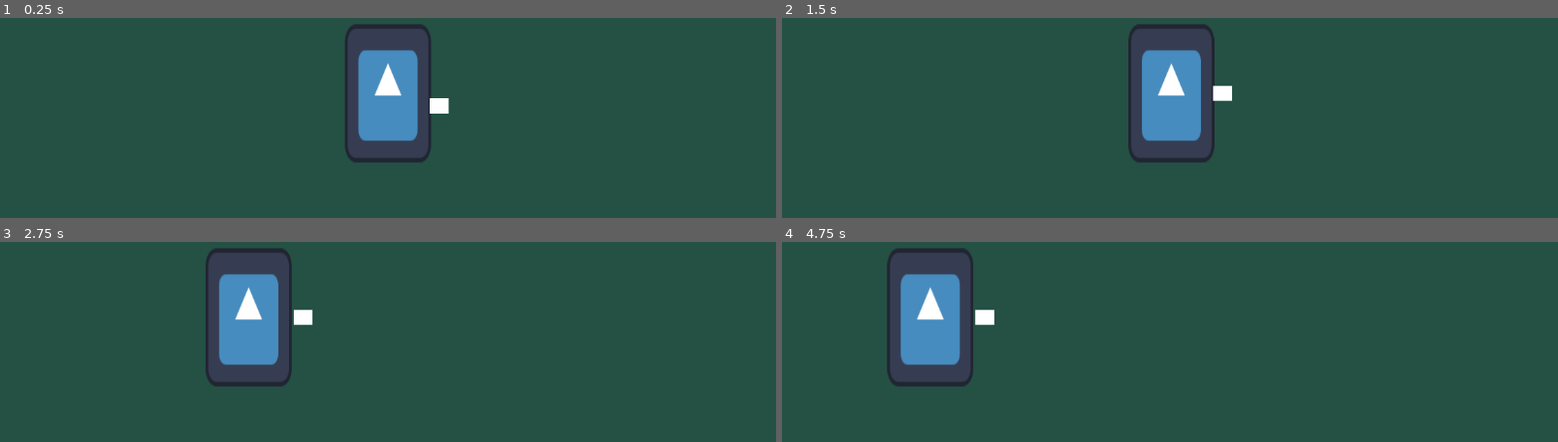
Above: before the commit, frames 1-4 (two rows, left to right).
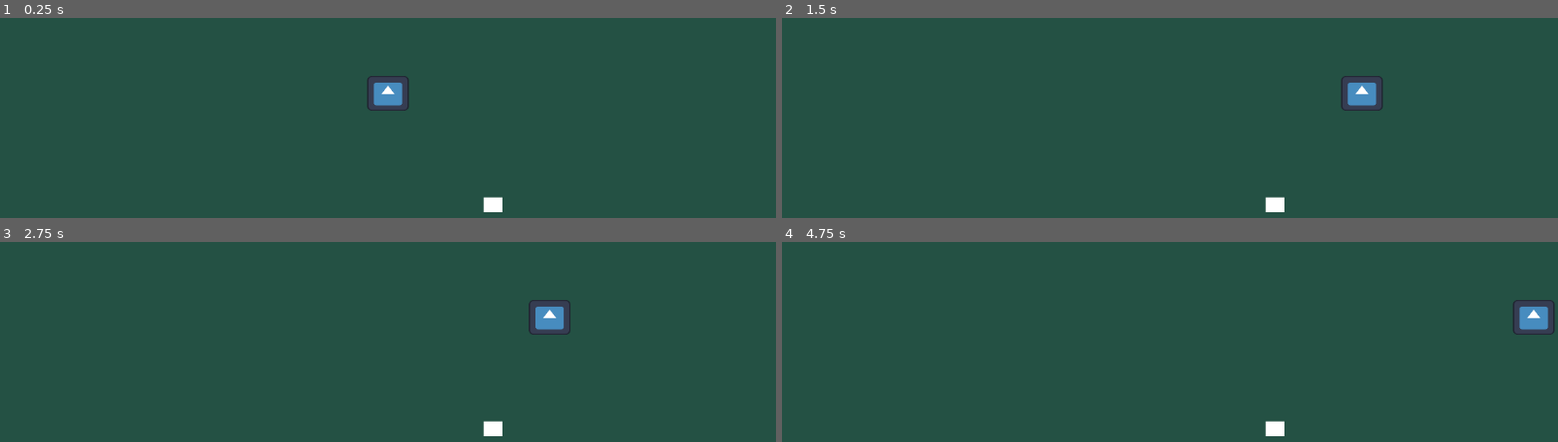
Above: after the commit, the same moments.

Repository: PierceFrancis/Godot-Final-Project
Game: Godot game, scene res://Scenes/ai_test.tscn
Two runs of this game, one before a commit and one after it. Both use one fixed random seed, a clock stepped at 60 frames per second and the inputs below. This scene is started directly instead of the project's main scene. The engine's default icon, where the game draws it, is replaced by a stand-in: a white triangle on a blue panel in a dark square.
Inputs:
- Up to frame 1 (0.25 s): no input
- Up to frame 2 (1.5 s): tap Enter (ui_accept) at 0.5, 0.77 s; hold Right (ui_right) from 0.53 s (still down)
- Up to frame 3 (2.75 s): tap Enter (ui_accept) at 1.52 s; release Right (ui_right) at 2.03 s; hold Left (ui_left) from 2.03 s (still down)
- Up to frame 4 (4.75 s): release Left (ui_left) at 2.78 s; hold Right (ui_right) 2.78-4.28 s; tap Enter (ui_accept) at 3.02, 3.77, 4.52 s; hold Left (ui_left) from 4.28 s (still down)

The runs differ from the first frame. In frame 1, 4.6% of the frame differs, in the area x 44-65%, y 3-98%; in frame 2, 5.3%; in frame 3, 5.4%; in frame 4, 5.5%, in the area x 13-100%, y 3-98%.

Commit message:
Enemy added
when player enters area 3d node enemty enters a hostile state and calls func charge. charges toward player

Diff:
--- a/Scenes/Scripts/enemy.gd
+++ b/Scenes/Scripts/enemy.gd
@@ -1,14 +1,14 @@
 extends CharacterBody2D
 
 
-const SPEED = 300.0
+const SPEED = 200.0
 @export var player : Node2D
 #Hostile or idle Bool
-
+var Hostile : bool = false
 
 func _physics_process(delta: float) -> void:
-
-	charge()
+	if Hostile:
+		charge()
 
 
 	#move_and_slide()
@@ -17,3 +17,8 @@
 	var direction = (player.position - position).normalized()
 	velocity = direction * SPEED
 	move_and_slide()
+
+
+
+func _on_area_2d_body_entered(body: Node2D) -> void:
+	Hostile  = true
--- a/Scenes/ai_test.tscn
+++ b/Scenes/ai_test.tscn
@@ -21,11 +21,13 @@
 color = Color(0.14139813, 0.31891572, 0.26833078, 1)
 
 [node name="Player" parent="." instance=ExtResource("1_svsoo")]
-scale = Vector2(0.99746364, 1)
+scale = Vector2(0.48112985, 0.25459605)
 
 [node name="enemy" type="CharacterBody2D" parent="." node_paths=PackedStringArray("player")]
-position = Vector2(80.99999, 47.000004)
+position = Vector2(156, 166)
 scale = Vector2(1.2216754, 0.96725625)
+collision_layer = 2
+collision_mask = 2
 script = ExtResource("2_u4xhv")
 player = NodePath("../Player")
 
@@ -38,7 +40,7 @@
 
 [node name="Area2D" type="Area2D" parent="enemy"]
 position = Vector2(2.4303285e-06, -2.3841858e-07)
-scale = Vector2(0.818548, 1.0338522)
+scale = Vector2(0.8139442, 1.0110737)
 
 [node name="CollisionShape2D" type="CollisionShape2D" parent="enemy/Area2D"]
 scale = Vector2(8.860776, -3.7720153)
